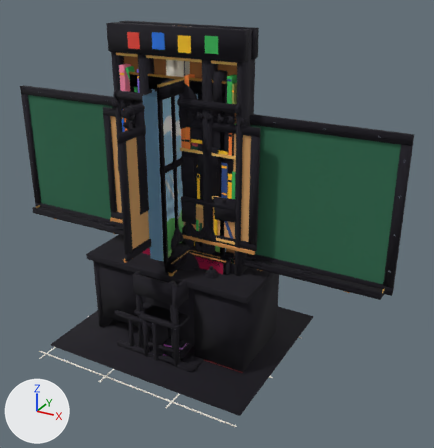
One commit to the glTF model Source/assets/fps-kit-classroom.glb: the scene before it, then after it.
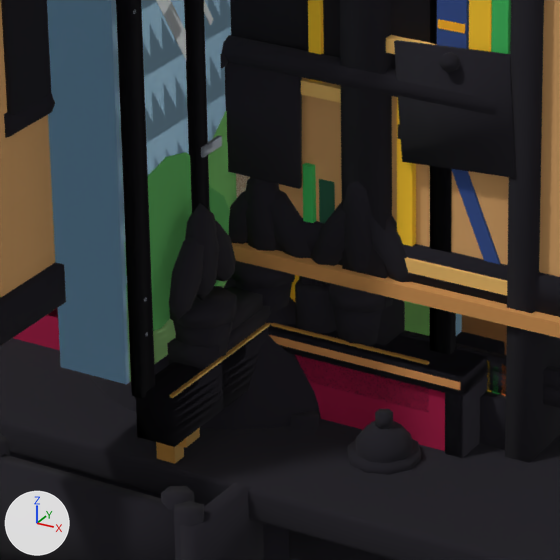
There are two pictures of each version: one whole from a camera (50 mm lens) standing at (15.5, -24.7, 19.4) and looking at (1.8, 0.4, 6.9), one close up on the part from 32% to 56% of the width and 42% to 66% of the height. Lighting does not change. The marker at lower left points along +X, +Y and +Z. The first two pictures are the older version. Vertices at exactly the same position are counted once.

Objects in the first close-up: 'KIT_CLASSROOM_BookcaseB', 'KIT_CLASSROOM_DeskSet_A', 'KIT_CLASSROOM_GateBooks', 'KIT_CLASSROOM_GateFrame', 'KIT_CLASSROOM_Landmark_TeacherDesk', 'KIT_CLASSROOM_Wall_Cork', 'KIT_CLASSROOM_Wall_Cork_R270', 'KIT_CLASSROOM_Wall_Map', 'KIT_CLASSROOM_Win_Bay_A', 'KIT_CLASSROOM_Win_Bay_A_R90', 'KIT_CLASSROOM_Win_Bay_B_R90', 'KIT_CLASSROOM_Win_Bay_C', 'KIT_CLASSROOM_Win_Bay_C_R90' and 7 more.
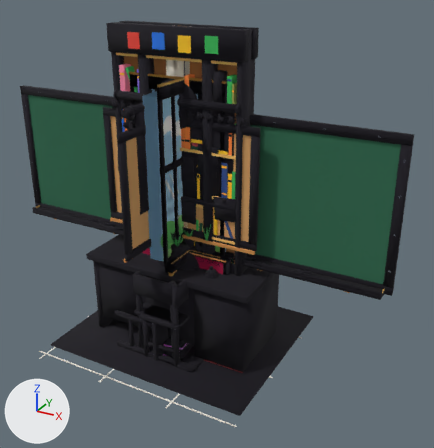
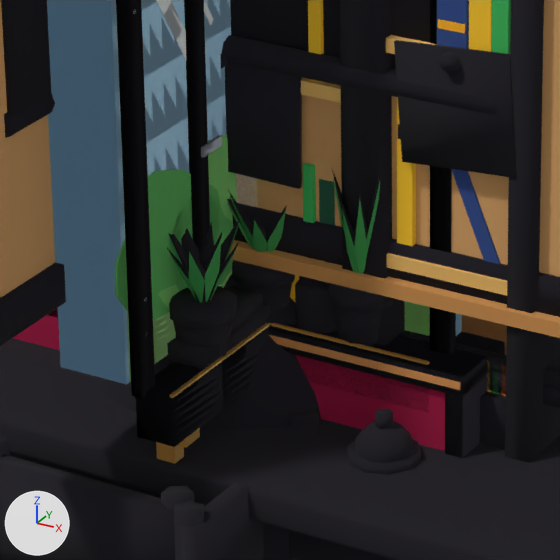
What differs and where, as boxes (x1, y1, x2, y2) in the close-ups (560 x 560 px; the box of a moved part takes in the faces that stretch with it):
'KIT_CLASSROOM_Win_Bay_A_R90', reshaped: before (47, 0, 271, 463); after (116, 0, 271, 463)
'KIT_CLASSROOM_Win_Bay_C_R90', reshaped: before (125, 0, 270, 464); after (47, 0, 270, 464)
'KIT_CLASSROOM_Win_Bay_C', reshaped (mostly hidden): before (50, 0, 456, 412); after (227, 168, 456, 412)
'KIT_CLASSROOM_Win_Bay_A', reshaped: before (272, 181, 442, 366); after (272, 170, 442, 366)
part 1 of me_kit_classroom_win_bay_a, moved or reshaped: before (311, 196, 413, 282); after (330, 170, 380, 274)
part 2 of me_kit_classroom_win_bay_a_r90, rebuilt: before (215, 221, 236, 282); after (219, 217, 241, 268)
part 3 of me_kit_classroom_win_bay_a_r90, rebuilt: before (169, 237, 204, 321); after (187, 248, 206, 302)
part 4 of me_kit_classroom_win_bay_a_r90, moved or reshaped: before (126, 142, 237, 346); after (152, 135, 239, 346)
part 5 of me_kit_classroom_win_bay_c, rebuilt (mostly hidden afterwards): before (269, 190, 311, 258); after (266, 205, 287, 251)
part 6 of me_kit_classroom_win_bay_c, rebuilt (mostly hidden afterwards): before (229, 190, 248, 244); after (227, 199, 243, 228)
part 7 of me_kit_classroom_win_bay_c, moved or reshaped: before (245, 177, 407, 302); after (227, 190, 292, 286)
part 8 of me_kit_classroom_win_bay_c_r90, moved or reshaped: before (125, 152, 211, 308); after (115, 169, 220, 311)

Edits to the bpy script that builds the scene:
```text
Change me_kit_classroom_win_bay_a:
    used by ob_kit_classroom_win_bay_a; location = (0.0, 0.0, 0.0)
    remove me_kit_classroom_win_bay_a.from_pydata(...)  # 1278 vertices, 1896 faces; spans x -2.7..2.7, y -0.9..0.5, z 0.0..16.6
    add me_kit_classroom_win_bay_a.from_pydata(...)  # 1268 vertices, 1758 faces; spans x -2.7..2.7, y -0.9..0.5, z 0.0..16.6
    me_kit_classroom_win_bay_a part 1: 33 vertices moved from x -2.1..2.3, y -0.6..-0.2, z 6.0..7.6 to x -2.1..2.4, y -0.6..-0.2, z 6.1..7.5; 279 vertices removed from x -2.4..2.4, y -0.7..-0.2, z 5.9..7.7; 299 vertices added at x -2.3..2.5, y -0.9..-0.2, z 6.0..7.8
    other edits to the shape of me_kit_classroom_win_bay_a do not show in these pictures
Change me_kit_classroom_win_bay_a_r90:
    used by ob_kit_classroom_win_bay_a_r90; location = (0.0, 0.0, 0.0)
    remove me_kit_classroom_win_bay_a_r90.from_pydata(...)  # 1278 vertices, 1896 faces; spans x -0.5..0.9, y -2.7..2.7, z 0.0..16.6
    add me_kit_classroom_win_bay_a_r90.from_pydata(...)  # 1268 vertices, 1758 faces; spans x -0.5..0.9, y -2.7..2.7, z 0.0..16.6
    me_kit_classroom_win_bay_a_r90 part 2: the loose piece of 20 vertices spanning x 0.4..0.7, y -1.6..-1.1, z 6.2..7.0 is rebuilt with 5 vertices and now spans x 0.5..0.8, y -1.6..-1.2, z 6.1..7.0
    me_kit_classroom_win_bay_a_r90 part 3: the loose piece of 20 vertices spanning x 0.4..0.7, y -2.1..-1.6, z 6.2..7.0 is rebuilt with 5 vertices and now spans x 0.5..0.7, y -2.0..-1.6, z 6.1..7.0
    me_kit_classroom_win_bay_a_r90 part 4: 38 vertices moved from x 0.2..0.6, y -2.1..2.3, z 6.0..7.6 to x 0.2..0.6, y -2.1..2.4, z 6.1..7.5; 274 vertices removed from x 0.2..0.7, y -2.4..2.4, z 5.9..7.7; 294 vertices added at x 0.2..0.9, y -2.3..2.5, z 6.0..7.8
    other edits to the shape of me_kit_classroom_win_bay_a_r90 do not show in these pictures
Change me_kit_classroom_win_bay_c:
    used by ob_kit_classroom_win_bay_c; location = (0.0, 0.0, 0.0)
    remove me_kit_classroom_win_bay_c.from_pydata(...)  # 1066 vertices, 1528 faces; spans x -2.7..2.7, y -0.9..0.5, z 0.0..16.6
    add me_kit_classroom_win_bay_c.from_pydata(...)  # 1074 vertices, 1480 faces; spans x -2.7..2.7, y -0.9..0.5, z 0.0..16.6
    me_kit_classroom_win_bay_c part 5: the loose piece of 20 vertices spanning x 0.6..1.1, y -0.7..-0.4, z 6.2..7.0 is rebuilt with 5 vertices and now spans x 0.6..1.0, y -0.8..-0.5, z 6.1..7.0
    me_kit_classroom_win_bay_c part 6: the loose piece of 20 vertices spanning x 0.1..0.6, y -0.7..-0.4, z 6.2..7.0 is rebuilt with 5 vertices and now spans x 0.2..0.6, y -0.7..-0.5, z 6.1..7.0
    me_kit_classroom_win_bay_c part 7: 25 vertices moved from x -2.4..2.3, y -0.3..-0.2, z 6.1..7.4 to x -2.6..2.2, y -0.3..-0.2, z 6.1..7.5; 150 vertices removed from x -2.3..2.4, y -0.7..-0.2, z 5.9..7.7; 188 vertices added at x -2.6..2.5, y -0.9..-0.2, z 6.0..7.6
Change me_kit_classroom_win_bay_c_r90:
    used by ob_kit_classroom_win_bay_c_r90; location = (0.0, 0.0, 0.0)
    remove me_kit_classroom_win_bay_c_r90.from_pydata(...)  # 1066 vertices, 1528 faces; spans x -0.5..0.9, y -2.7..2.7, z 0.0..16.6
    add me_kit_classroom_win_bay_c_r90.from_pydata(...)  # 1074 vertices, 1480 faces; spans x -0.5..0.9, y -2.7..2.7, z 0.0..16.6
    me_kit_classroom_win_bay_c_r90 part 8: 26 vertices moved from x 0.2..0.3, y -2.4..2.3, z 6.1..7.4 to x 0.2..0.3, y -2.6..2.2, z 6.1..7.5; 151 vertices removed from x 0.2..0.7, y -2.3..2.4, z 5.9..7.7; 189 vertices added at x 0.2..0.9, y -2.6..2.5, z 6.0..7.6
    other edits to the shape of me_kit_classroom_win_bay_c_r90 do not show in these pictures
```
